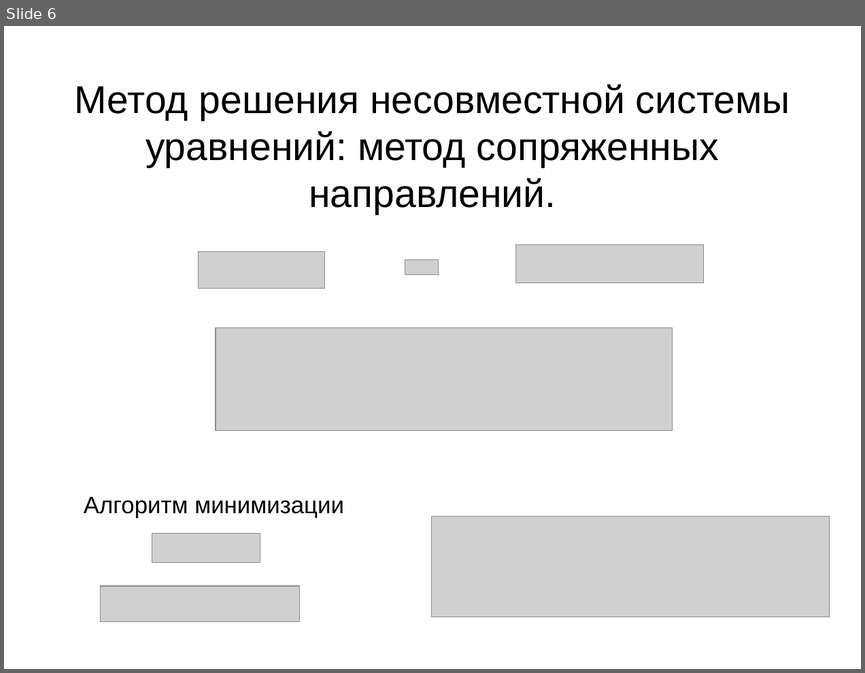
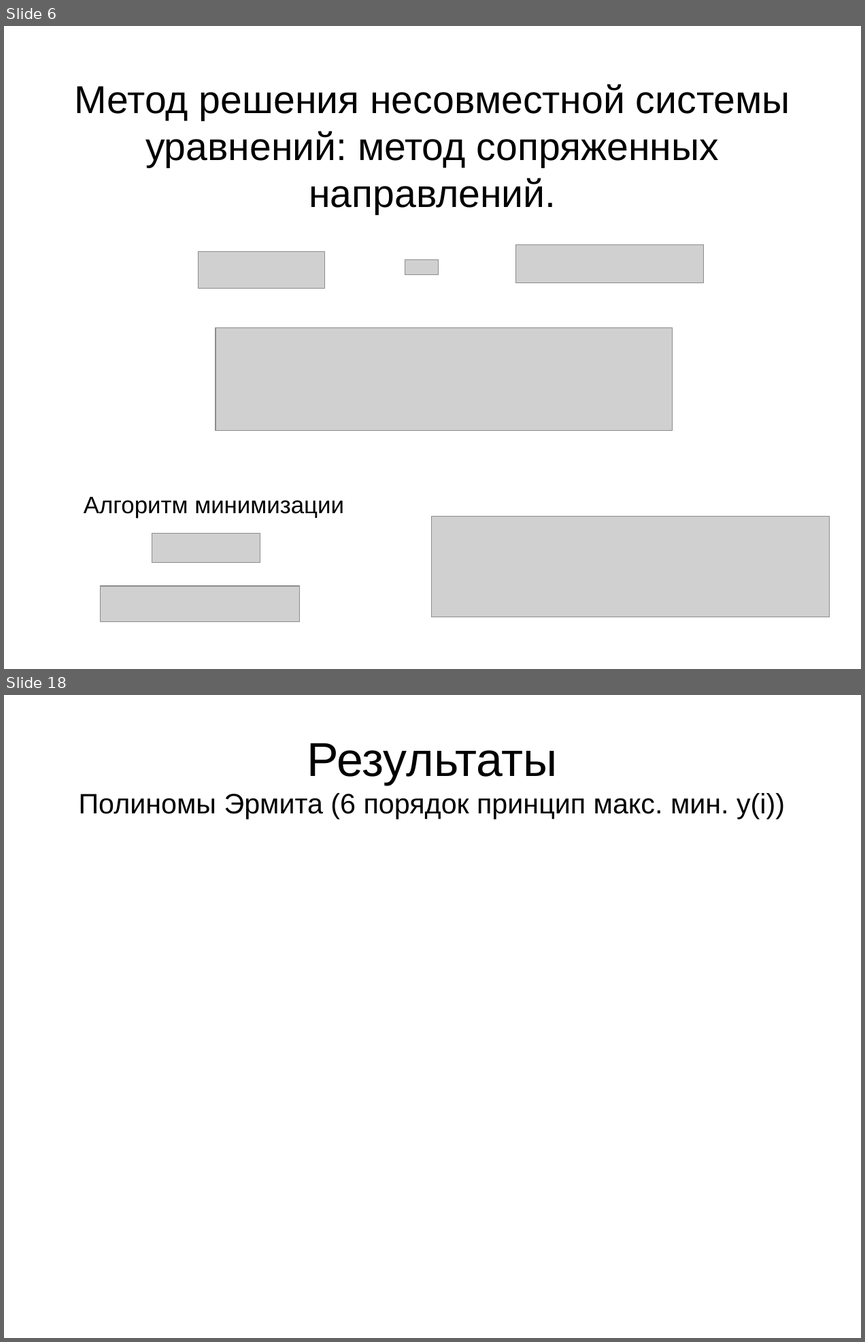
Before and after one commit to raptor3/OSA_lab_2, a slide deck: files/AvaTruFed.odp. Shown one above the other, each under a label of ours: slide 6 before the commit, slides 6 and 18 after it; the slides between them are not shown. The pictures are 865x673 and 865x1342 pixels, drawn with LibreOffice and Linux fonts; fonts in the diff are those of the drawing; grey boxes stand for pictures; background and template pictures are left out. Boxes give left, top, right and bottom in pixels: in the first picture for what was removed or moved away, otherwise in the second. Text is boxed around its words. In the diff, an @@ line names an element or a change of style, - is before the commit and + after.

```diff
--- a/files/AvaTruFed.odp
+++ b/files/AvaTruFed.odp
@@ slide 18 added at [4,695,861,1338], background picture (left out) @@
@@ title added at [79,743,785,819], 26 pt, text #000000 @@
+Результаты
+Полиномы Эрмита (6 порядок принцип макс. мин. y(i))
```
Also in this commit, not shown: 2 slides changed, 9 other slides added, 13 slides removed, 12 other files.
